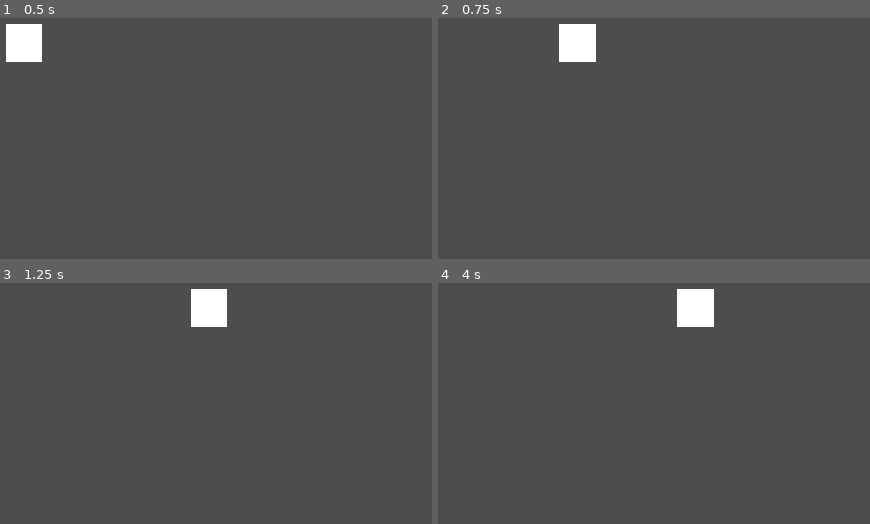
Above: before the commit, frames 1-4 (two rows, left to right).
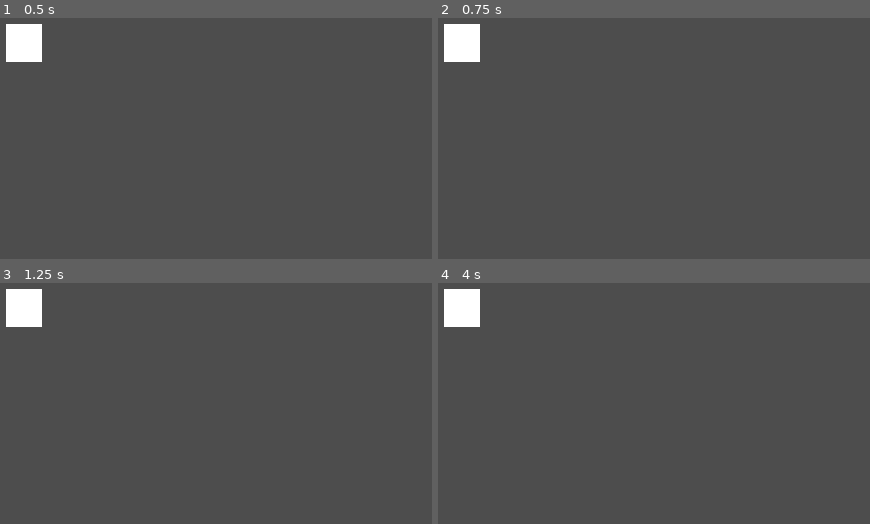
Above: after the commit, the same moments.

Repository: Edu-Dev12/Pinball_Survivor
Game: Godot game, scene res://Scenes/main.tscn
Same seed, same stepped clock (60 frames per second), same inputs: the game is played once before the commit and once after it.
Inputs:
- Up to frame 1 (0.5 s): no input
- Up to frame 2 (0.75 s): tap Enter at 0.5 s; hold D (Right) from 0.53 s (still down); tap Space (Dash) at 0.6 s
- Up to frame 3 (1.25 s): keep holding D (Right)
- Up to frame 4 (4 s): release D (Right) at 1.28 s; hold S (Down) 1.28-2.03 s; tap Space (Dash) every 0.75 s from 1.35 to 3.6 s; hold D (Right) 2.03-2.78 s; hold W (Up) 2.78-3.53 s; hold A (Left) from 3.53 s (still down)

Frame 1 is identical in both runs. In frame 2, 2.7% of the frame differs, in the area x 1-37%, y 2-19%; in frame 3, 2.6%; in frame 4, 2.7%.

Commit message:
add bpm controller

Diff:
--- a/rhythm-game/Scenes/main.tscn
+++ b/rhythm-game/Scenes/main.tscn
@@ -1,19 +1,23 @@
 [gd_scene format=3 uid="uid://d21nmp141vkff"]
 
-[ext_resource type="Script" uid="uid://de5du81tlu8be" path="res://Scrpits/Entities/player.gd" id="1_8gbba"]
-[ext_resource type="Script" uid="uid://cclus8hmi5uqf" path="res://Scrpits/Components/Movement/linear_velocity_component.gd" id="1_bo1nx"]
-[ext_resource type="Script" uid="uid://1hqnbj8lkbnb" path="res://Scrpits/Components/Controller/player_input_component.gd" id="1_jjgbg"]
+[ext_resource type="Script" uid="uid://de5du81tlu8be" path="res://Scripts/Entities/player.gd" id="1_8gbba"]
+[ext_resource type="Script" uid="uid://cclus8hmi5uqf" path="res://Scripts/Components/Movement/linear_velocity_component.gd" id="1_bo1nx"]
+[ext_resource type="Script" uid="uid://1hqnbj8lkbnb" path="res://Scripts/Components/Controller/player_input_component.gd" id="1_jjgbg"]
+[ext_resource type="AudioStream" uid="uid://dg66njtonummh" path="res://Audio/click_50bpm.mp3" id="4_jjvhh"]
+[ext_resource type="Script" uid="uid://bk0gfv0crmamf" path="res://Scripts/Components/Controller/bpm_controller_component.gd" id="4_kry3j"]
+[ext_resource type="Script" uid="uid://ccdx0ejnkaqqs" path="res://Scripts/Components/Controller/movement_controller_component.gd" id="5_21xkr"]
 
 [sub_resource type="RectangleShape2D" id="RectangleShape2D_pv2mu"]
 size = Vector2(53, 52.5)
 
 [node name="Main" type="Node2D" unique_id=989795356]
 
-[node name="Player" type="CharacterBody2D" parent="." unique_id=330966268 node_paths=PackedStringArray("linearVelocityComponent", "playerInputComponent")]
+[node name="Player" type="CharacterBody2D" parent="." unique_id=330966268 node_paths=PackedStringArray("linearVelocityComponent", "playerInputComponent", "bpm_controller_component")]
 position = Vector2(255, 133)
 script = ExtResource("1_8gbba")
 linearVelocityComponent = NodePath("Movement/LinearVelocityComponent")
 playerInputComponent = NodePath("Controller/PlayerInputComponent")
+bpm_controller_component = NodePath("Controller/BPMControllerComponent")
 
 [node name="Movement" type="Node2D" parent="Player" unique_id=827228945]
 
@@ -26,6 +30,12 @@
 [node name="PlayerInputComponent" type="Node2D" parent="Player/Controller" unique_id=950283965]
 script = ExtResource("1_jjgbg")
 
+[node name="MovementControllerComponent" type="Node2D" parent="Player/Controller" unique_id=1475315636]
+script = ExtResource("5_21xkr")
+
+[node name="BPMControllerComponent" type="Node2D" parent="Player/Controller" unique_id=1440500232]
+script = ExtResource("4_kry3j")
+
 [node name="ColorRect" type="ColorRect" parent="Player" unique_id=1111578301]
 offset_left = -25.0
 offset_top = -27.0
@@ -34,3 +44,7 @@
 
 [node name="CollisionShape2D" type="CollisionShape2D" parent="Player" unique_id=289201895]
 shape = SubResource("RectangleShape2D_pv2mu")
+
+[node name="AudioStreamPlayer" type="AudioStreamPlayer" parent="." unique_id=1106765276]
+stream = ExtResource("4_jjvhh")
+autoplay = true
--- /dev/null
+++ b/rhythm-game/Scripts/Components/Controller/bpm_controller_component.gd
@@ -0,0 +1,30 @@
+extends Node2D
+class_name BPMControllerComponent
+
+var tolerance_time_in: float = 0.15
+var tolerance_time_out: float = 0.15
+var on_beat: bool = false
+
+func _ready() -> void:
+	BpmManager.beat_triggered.connect(on_beat_triggered)
+
+func _process(delta: float) -> void:
+	if BpmManager.bpm == 0:
+		return
+
+	if BpmManager.beat_timer >= (BpmManager.time_per_beat - tolerance_time_in) and not on_beat:
+		enable_beat()
+
+func on_beat_triggered() -> void:
+	if not on_beat:
+		enable_beat()
+
+	await get_tree().create_timer(tolerance_time_out).timeout
+
+	on_beat = false
+
+func enable_beat() -> void:
+	on_beat = true
+
+func consume_window() -> void:
+	on_beat = false
--- /dev/null
+++ b/rhythm-game/Scripts/Components/Controller/movement_controller_component.gd
@@ -0,0 +1,2 @@
+extends Node2D
+class_name MovementControllerComponent
--- /dev/null
+++ b/rhythm-game/Scripts/Entities/player.gd
@@ -0,0 +1,27 @@
+extends CharacterBody2D
+class_name Player
+@onready var color_rect: ColorRect = $ColorRect
+
+@export_subgroup("Movement")
+@export var linearVelocityComponent: LinearVelocityComponent
+
+@export_subgroup("Controller")
+@export var playerInputComponent: PlayerInputComponent
+@export var bpm_controller_component: BPMControllerComponent
+
+func _physics_process(delta: float) -> void:
+	#if !playerInputComponent.is_dashing:
+		#if playerInputComponent.is_receiving_movement_input() and bpm_controller_component.on_beat:
+			#linearVelocityComponent.apply_velocity(playerInputComponent.get_movement_input(), 200)
+		#else:
+			#linearVelocityComponent.stop_movement()
+		#
+	#if playerInputComponent.get_dash_input() and bpm_controller_component.on_beat:
+		#linearVelocityComponent.apply_velocity(playerInputComponent.get_movement_input(), 4000)
+
+	if bpm_controller_component.on_beat:
+		if playerInputComponent.get_dash_input():
+			color_rect.color = "ff5b00"
+
+	else:
+		color_rect.color = "ffffff"
--- /dev/null
+++ b/rhythm-game/Scripts/Managers/BPMManager.gd
@@ -0,0 +1,32 @@
+extends Node
+
+signal beat_triggered
+
+var bpm: int = 0
+var time_per_beat: float = 0.0
+var beat_timer: float = 0.0
+
+func set_bpm(new_bpm: int):
+	bpm = new_bpm
+	calculate_variables()
+
+func _ready():
+	set_bpm(50)
+
+func _process(delta: float):
+	if bpm == 0:
+		return
+
+	beat_timer += delta
+
+	if beat_timer >= time_per_beat:
+		trigger_beat()
+
+func calculate_variables():
+	time_per_beat = 60.0 / bpm
+	beat_timer = 0.0
+
+func trigger_beat():
+	beat_timer -= time_per_beat
+	print("--- BATIDA REAL DA MÚSICA ---")
+	beat_triggered.emit()
--- a/rhythm-game/Scrpits/Entities/player.gd
+++ /dev/null
@@ -1,18 +0,0 @@
-extends CharacterBody2D
-class_name Player
-
-@export_subgroup("Movement")
-@export var linearVelocityComponent: LinearVelocityComponent
-
-@export_subgroup("Controller")
-@export var playerInputComponent: PlayerInputComponent
-
-func _physics_process(delta: float) -> void:
-	if  !playerInputComponent.is_dashing:
-		if playerInputComponent.is_receiving_movement_input():
-			linearVelocityComponent.apply_velocity(playerInputComponent.get_movement_input(), 200)
-		else:
-			linearVelocityComponent.stop_movement()
-
-	if playerInputComponent.get_dash_input():
-		linearVelocityComponent.apply_velocity(playerInputComponent.get_movement_input(), 4000)
--- a/rhythm-game/project.godot
+++ b/rhythm-game/project.godot
@@ -14,6 +14,10 @@
 run/main_scene="uid://d21nmp141vkff"
 config/features=PackedStringArray("4.7", "Forward Plus")
 
+[autoload]
+
+BpmManager="*uid://d10hks74vsbai"
+
 [display]
 
 window/stretch/mode="canvas_items"
@@ -25,7 +29,7 @@
 "res://Assets/": "orange",
 "res://Audio/": "green",
 "res://Scenes/": "purple",
-"res://Scrpits/": "blue"
+"res://Scripts/": "blue"
 }
 
 [input]
Not shown, added: rhythm-game/Scripts/Components/Controller/bpm_controller_component.gd.uid
Not shown, added: rhythm-game/Scripts/Components/Controller/movement_controller_component.gd.uid
Renamed: rhythm-game/Scrpits/Components/Controller/player_input_component.gd -> rhythm-game/Scripts/Components/Controller/player_input_component.gd
Renamed: rhythm-game/Scrpits/Components/Controller/player_input_component.gd.uid -> rhythm-game/Scripts/Components/Controller/player_input_component.gd.uid
Renamed: rhythm-game/Scrpits/Components/Movement/linear_velocity_component.gd -> rhythm-game/Scripts/Components/Movement/linear_velocity_component.gd
Renamed: rhythm-game/Scrpits/Components/Movement/linear_velocity_component.gd.uid -> rhythm-game/Scripts/Components/Movement/linear_velocity_component.gd.uid
Renamed: rhythm-game/Scrpits/Entities/player.gd.uid -> rhythm-game/Scripts/Entities/player.gd.uid
Not shown, added: rhythm-game/Scripts/Managers/BPMManager.gd.uid
